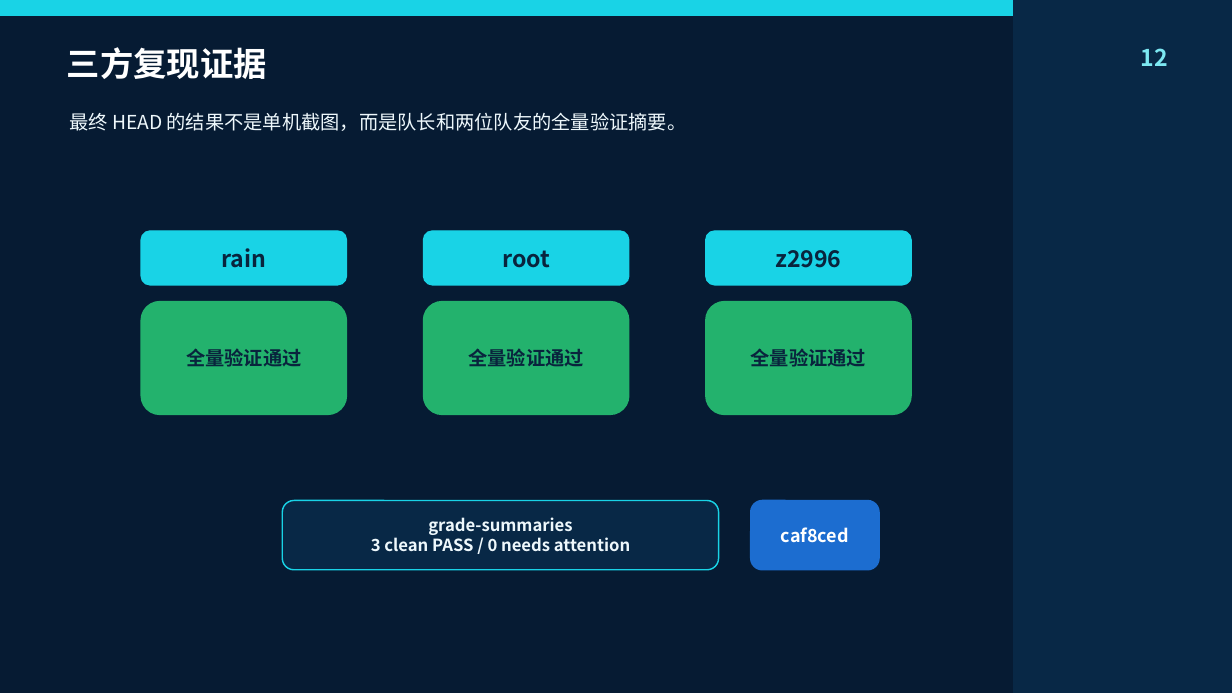
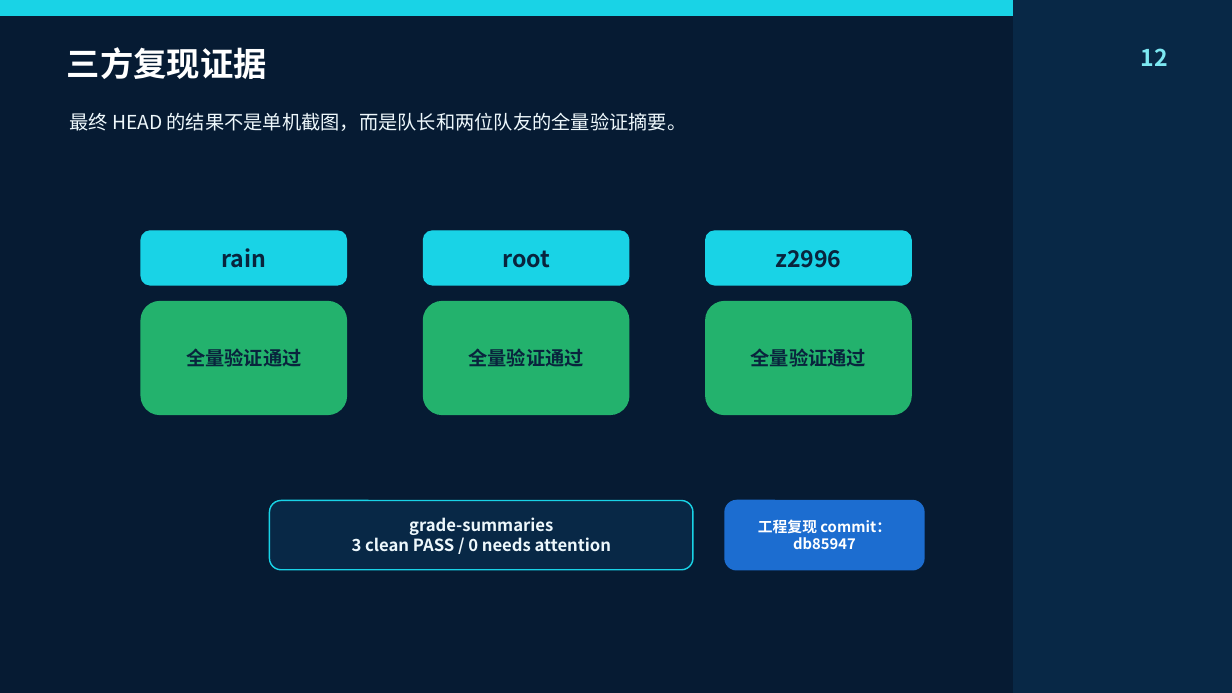
Before and after one commit to Rainflowers686/proj54-ouc-os-lab, a slide deck: slide 12 of slides/final_defense_ppt.pptx. Drawn at 1232x693 pixels with LibreOffice and Linux fonts; fonts in the diff are those of the drawing. Boxes give left, top, right and bottom in pixels: in the first picture for what was removed or moved away, otherwise in the second. Text is boxed around its words. In the diff, an @@ line names an element or a change of style, - is before the commit and + after.

```diff
--- a/slides/final_defense_ppt.pptx
+++ b/slides/final_defense_ppt.pptx
@@ rounded rectangle "grade-summaries": place and size @@
-rounded rectangle "grade-summaries" at bbox=[283, 501, 719, 570]
+rounded rectangle "grade-summaries" at bbox=[270, 501, 693, 570]
@@ rounded rectangle "工程复现 commit：db85947": place and size @@
-rounded rectangle "工程复现 commit：db85947" at bbox=[750, 501, 879, 570]
+rounded rectangle "工程复现 commit：db85947" at bbox=[726, 501, 924, 570]
@@ text in rounded rectangle at bbox=[758, 519, 891, 549]: text changed; size 14 to 11.5 pt @@
-caf8ced
+工程复现 commit：db85947
```
Also in this commit, not shown: 8 other files.
